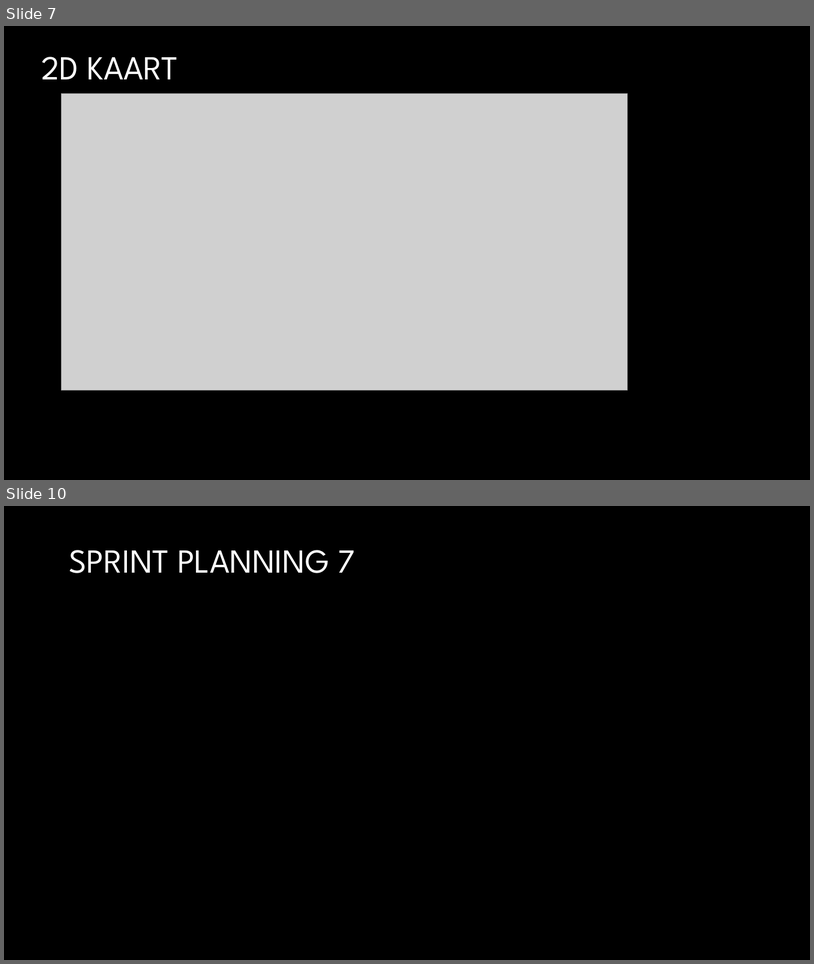
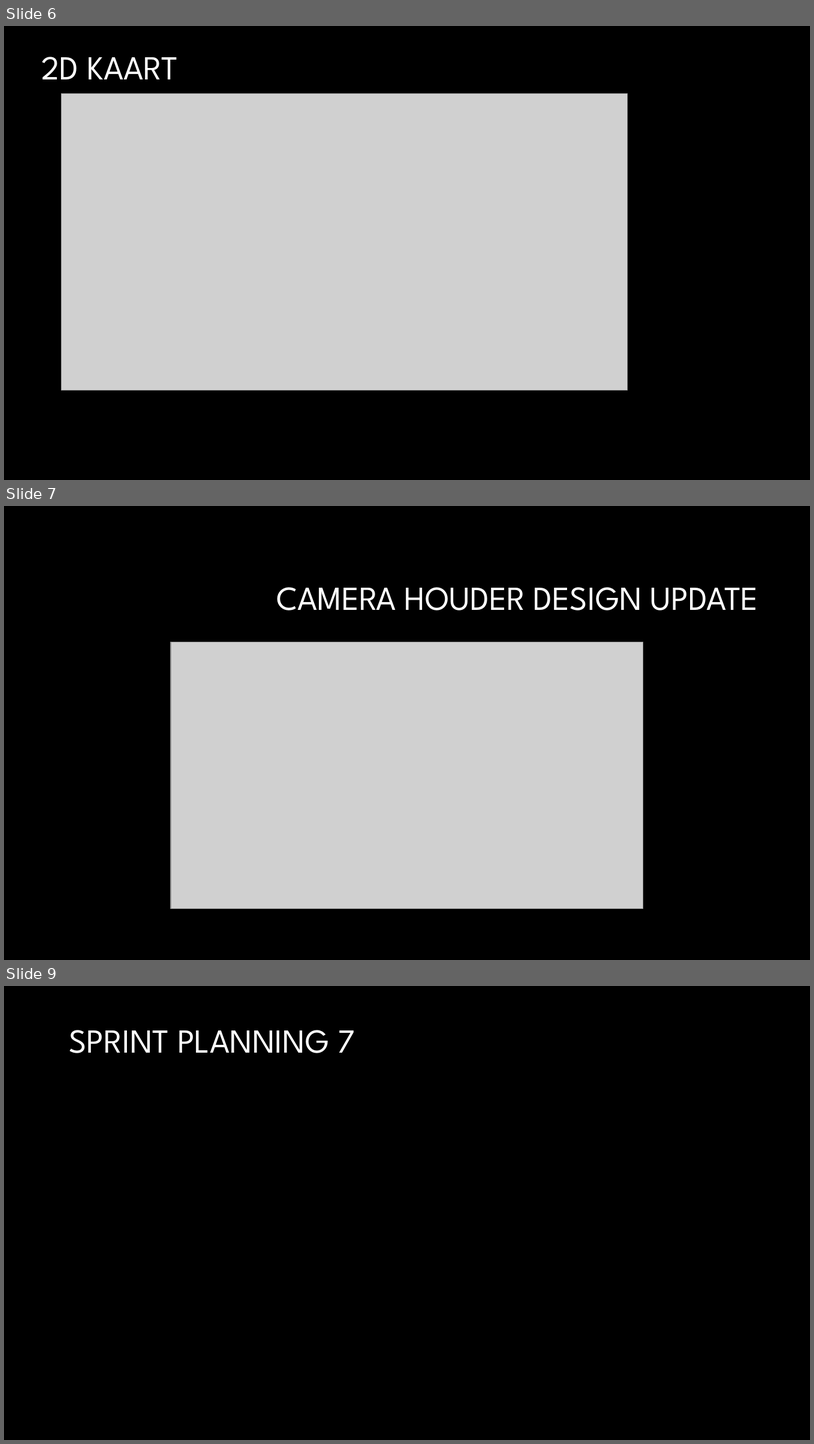
Before and after one commit to TomHeij/Project5-6, a slide deck: Opleverset_Project_5-6/Manage_&_Control/Presentaties/Sprint Meeting 6 Project 5-6.pptx. Shown one above the other, each under a label of ours: slides 7 and 10 before the commit, slides 6, 7 and 9 after it; the slides between them are not shown. The pictures are 814x964 and 814x1444 pixels, drawn with LibreOffice and Linux fonts; fonts in the diff are those of the drawing; grey boxes stand for pictures; background and template pictures are left out. Boxes give left, top, right and bottom in pixels: in the first picture for what was removed or moved away, otherwise in the second. Text is boxed around its words. In the diff, an @@ line names an element or a change of style, - is before the commit and + after.

```diff
--- a/Opleverset_Project_5-6/Manage_&_Control/Presentaties/Sprint Meeting 6 Project 5-6.pptx
+++ b/Opleverset_Project_5-6/Manage_&_Control/Presentaties/Sprint Meeting 6 Project 5-6.pptx
@@ slide 7 added at bbox=[4, 506, 810, 960], background #000000 @@
@@ title added at bbox=[276, 587, 759, 610], 40 pt, text #FFFFFF @@
+CAMERA HOUDER DESIGN UPDATE
@@ picture added at bbox=[171, 642, 644, 908] @@
@@ what was slide 7 is now slide 6 @@
@@ what was slide 10 is now slide 9 @@
```
Also in this commit, not shown: 2 slides changed, 1 other slide added, 3 slides removed, 4 other files.
